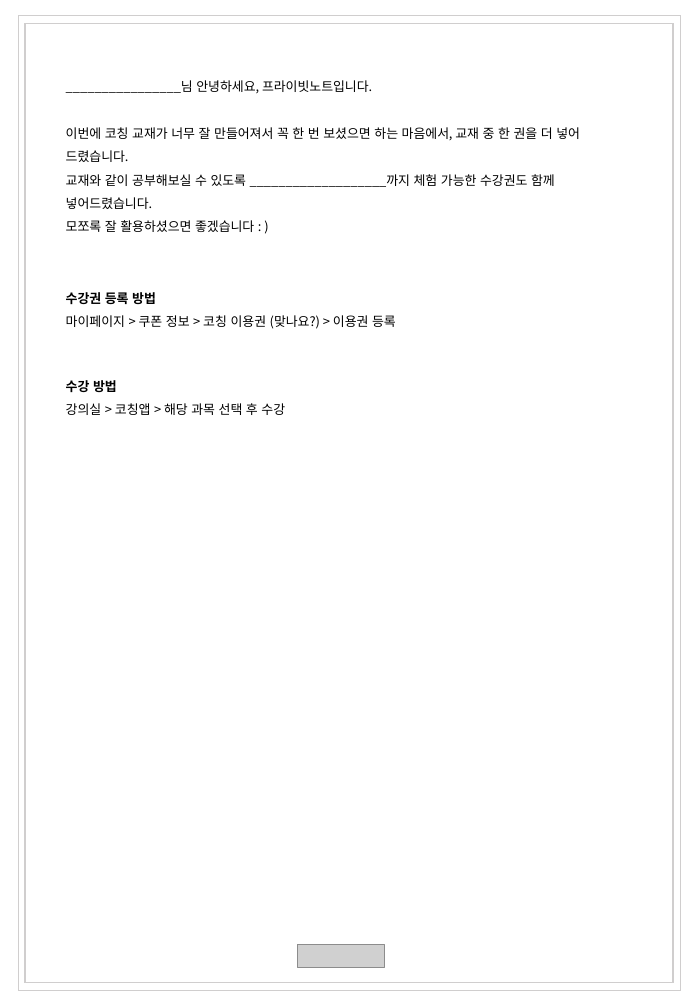
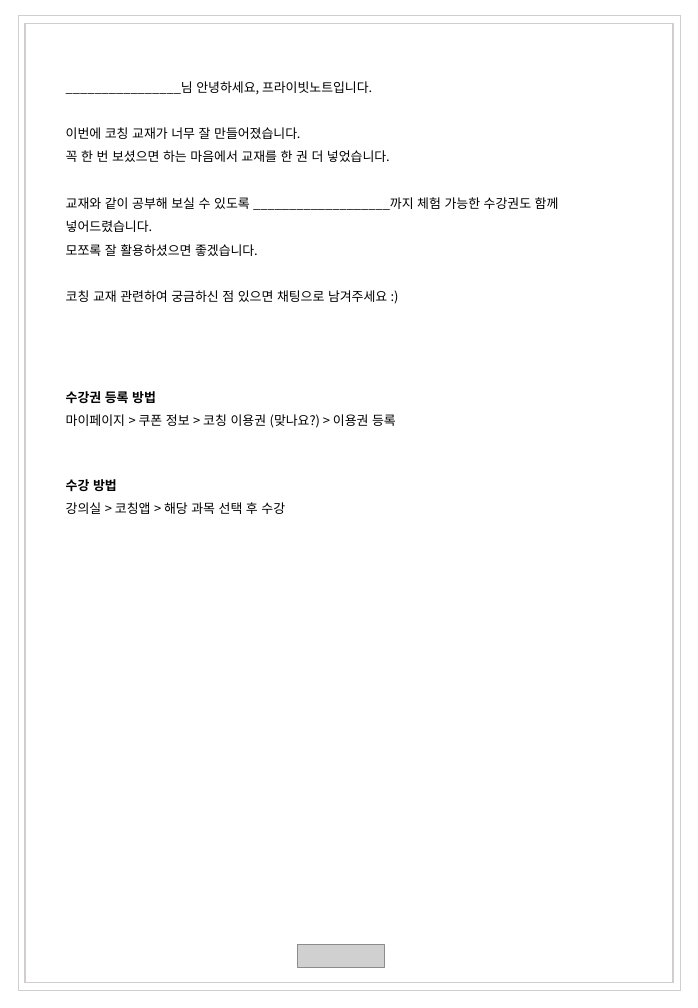
Before and after one commit to naxvinci/marketing, a slide deck: slide 1 of 안내문.pptx. Drawn at 698x1008 pixels with LibreOffice and Linux fonts; fonts in the diff are those of the drawing; grey boxes stand for pictures. Boxes give left, top, right and bottom in pixels: in the first picture for what was removed or moved away, otherwise in the second. Text is boxed around its words. In the diff, an @@ line names an element or a change of style, - is before the commit and + after.

```diff
--- a/안내문.pptx
+++ b/안내문.pptx
@@ text at (66,127,559,302): text changed @@
-이번에 코칭 교재가 너무 잘 만들어져서 꼭 한 번 보셨으면 하는 마음에서, 교재 중 한 권을 더 넣어 드렸습니다.
-교재와 같이 공부해보실 수 있도록 ___________________까지 체험 가능한 수강권도 함께 넣어드렸습니다.
-모쪼록 잘 활용하셨으면 좋겠습니다 : )
+이번에 코칭 교재가 너무 잘 만들어졌습니다.
+꼭 한 번 보셨으면 하는 마음에서 교재를 한 권 더 넣었습니다.
+교재와 같이 공부해 보실 수 있도록 ___________________까지 체험 가능한 수강권도 함께 넣어드렸습니다.
+모쪼록 잘 활용하셨으면 좋겠습니다.
+코칭 교재 관련하여 궁금하신 점 있으면 채팅으로 남겨주세요 :)
@@ text "수강권 등록 방법": place and size @@
-text "수강권 등록 방법" at (66,292,396,329)
+text "수강권 등록 방법" at (66,391,396,428)
@@ text "수강 방법": place and size @@
-text "수강 방법" at (66,380,285,415)
+text "수강 방법" at (66,479,285,514)
```
Also in this commit, not shown: 2 other files.
